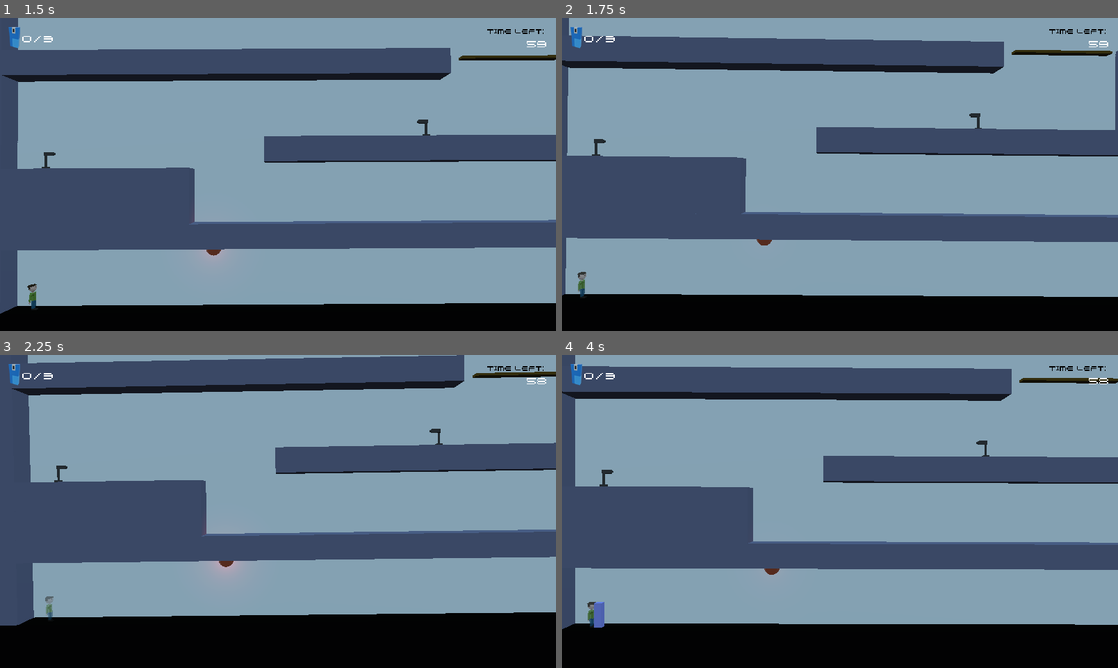
Above: before the commit, frames 1-4 (two rows, left to right).
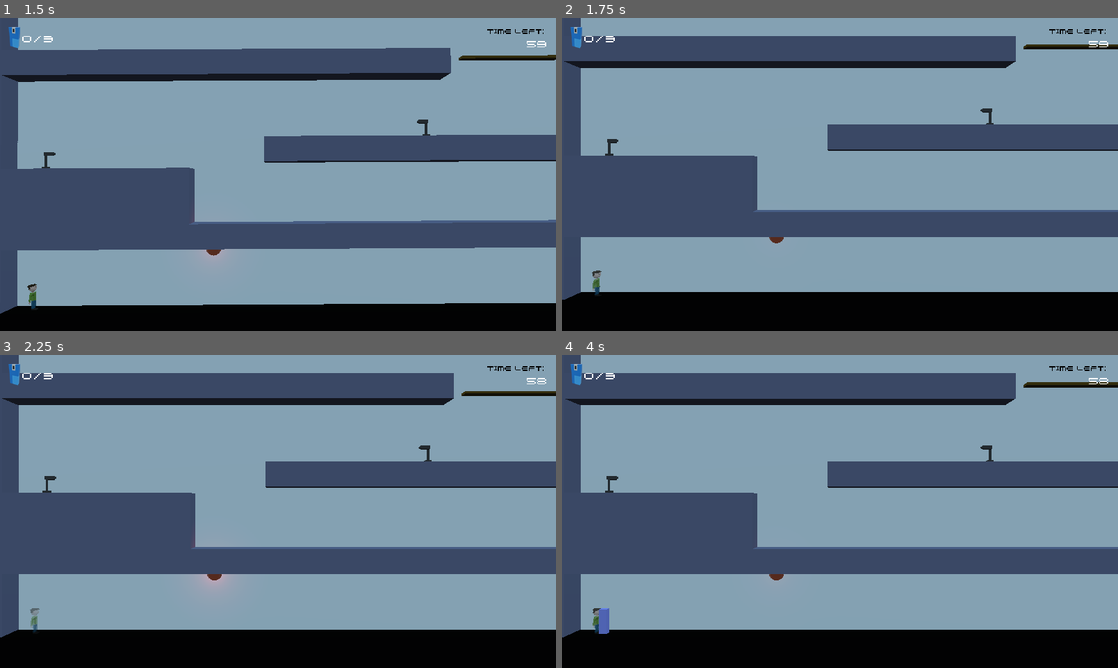
Above: after the commit, the same moments.

Repository: dsaltares/ludumdare-47
Game: Godot game, scene res://Main.tscn
Two runs of this game, one before a commit and one after it. Both use one fixed random seed, a clock stepped at 60 frames per second and the inputs below. Sound files missing from this copy of the repository are replaced by a short silence.
Inputs:
- Up to frame 1 (1.5 s): hold D (move_right) 0.53-1.28 s; tap C (shake, bound only before the commit) at 0.6 s; tap Space (jump) at 0.77 s; hold A (move_left) from 1.28 s (still down); tap N (new_run) at 1.35 s
- Up to frame 2 (1.75 s): keep holding A (move_left); tap Space (jump) at 1.52 s; tap C (shake, bound only before the commit) at 1.55 s
- Up to frame 3 (2.25 s): release A (move_left) at 2.03 s; hold D (move_right) from 2.03 s (still down); tap C (shake, bound only before the commit) at 2.1 s
- Up to frame 4 (4 s): tap C (shake, bound only before the commit) at 2.85, 3.8 s; tap Space (jump) at 3.02, 3.77 s; release D (move_right) at 3.53 s; hold A (move_left) from 3.53 s (still down); tap N (new_run) at 3.6 s

Frame 1 is identical in both runs. In frame 2, 9.9% of the frame differs, in the area x 0-100%, y 0-90%; in frame 3, 30%, in the area x 0-100%, y 0-91%; in frame 4, 13%.

Commit message:
remove debug controls

Diff:
--- a/game/Level/Level.gd
+++ b/game/Level/Level.gd
@@ -20,9 +20,6 @@
 func _process(delta: float) -> void:
 	EventBus.emit_signal("loop_timer_updated", loop_timer.time_left)
 
-	if Input.is_action_just_pressed("kill"):
-		player.kill()
-
 func on_player_entered() -> void:
 	emit_signal("player_looped")
 
--- a/game/Screens/Game.gd
+++ b/game/Screens/Game.gd
@@ -23,18 +23,12 @@
 	gui.captured_keys = 0
 
 func _process(delta: float) -> void:
-	if Input.is_action_just_pressed("quit"):
-		get_tree().quit()
-
 	if Input.is_action_just_pressed("restart"):
 		GhostManager.clear_runs()
 		var _ret = get_tree().reload_current_scene()
 
 	if Input.is_action_just_pressed("new_run"):
 		level.dissolve_player()
-
-	if Input.is_action_just_pressed("shake"):
-		EventBus.emit_signal("shake_requested")
 
 func on_level_ready() -> void:
 	camera.set_target(level.player)
--- a/game/project.godot
+++ b/game/project.godot
@@ -108,25 +108,10 @@
 "events": [ Object(InputEventKey,"resource_local_to_scene":false,"resource_name":"","device":0,"alt":false,"shift":false,"control":false,"meta":false,"command":false,"pressed":false,"scancode":82,"unicode":0,"echo":false,"script":null)
  ]
 }
-quit={
-"deadzone": 0.5,
-"events": [ Object(InputEventKey,"resource_local_to_scene":false,"resource_name":"","device":0,"alt":false,"shift":false,"control":false,"meta":false,"command":false,"pressed":false,"scancode":16777217,"unicode":0,"echo":false,"script":null)
- ]
-}
 new_run={
 "deadzone": 0.5,
 "events": [ Object(InputEventKey,"resource_local_to_scene":false,"resource_name":"","device":0,"alt":false,"shift":false,"control":false,"meta":false,"command":false,"pressed":false,"scancode":78,"unicode":0,"echo":false,"script":null)
 , Object(InputEventJoypadButton,"resource_local_to_scene":false,"resource_name":"","device":0,"button_index":1,"pressure":0.0,"pressed":false,"script":null)
- ]
-}
-kill={
-"deadzone": 0.5,
-"events": [ Object(InputEventKey,"resource_local_to_scene":false,"resource_name":"","device":0,"alt":false,"shift":false,"control":false,"meta":false,"command":false,"pressed":false,"scancode":75,"unicode":0,"echo":false,"script":null)
- ]
-}
-shake={
-"deadzone": 0.5,
-"events": [ Object(InputEventKey,"resource_local_to_scene":false,"resource_name":"","device":0,"alt":false,"shift":false,"control":false,"meta":false,"command":false,"pressed":false,"scancode":67,"unicode":0,"echo":false,"script":null)
  ]
 }
 
